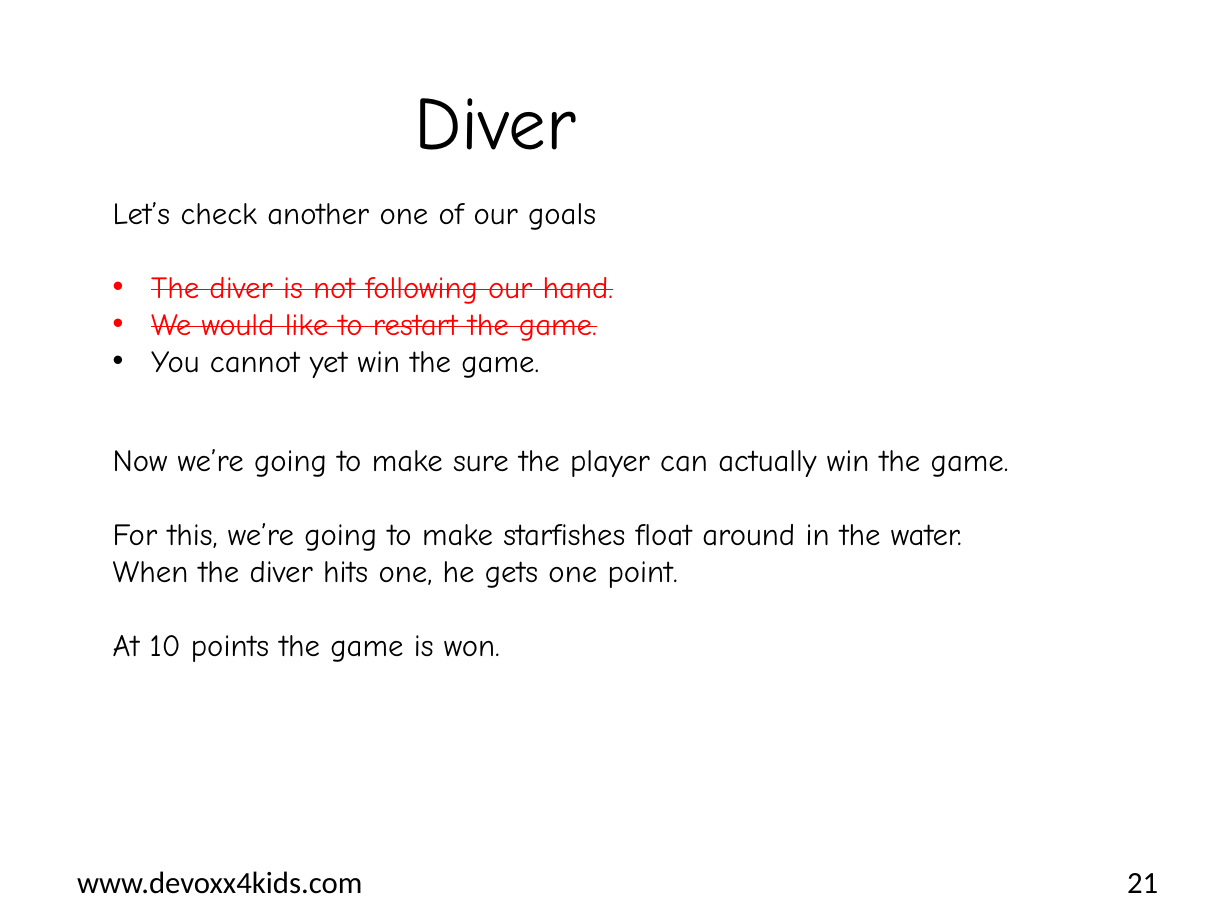
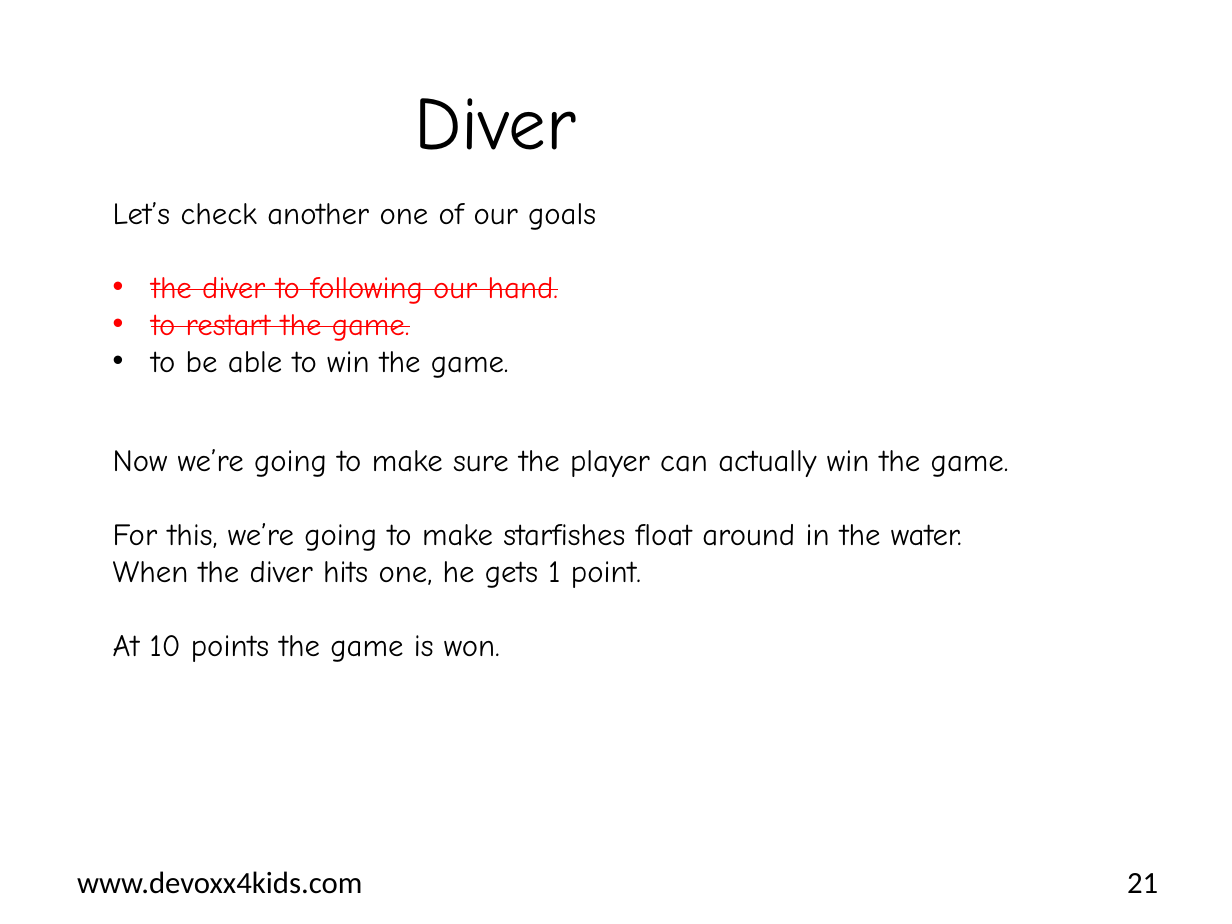
Before and after one commit to bertjan/jpoint-devoxx4kids, a slide deck: slide 21 of scratch-leapmotion/instructions/en/Assignment_Diver.pptx. Drawn at 1232x924 pixels with LibreOffice and Linux fonts; fonts in the diff are those of the drawing; background and template pictures are left out. Boxes give left, top, right and bottom in pixels: in the first picture for what was removed or moved away, otherwise in the second. Text is boxed around its words. In the diff, an @@ line names an element or a change of style, - is before the commit and + after.

```diff
--- a/scratch-leapmotion/instructions/en/Assignment_Diver.pptx
+++ b/scratch-leapmotion/instructions/en/Assignment_Diver.pptx
@@ text at bbox=[151, 277, 558, 378]: text changed @@
-• The diver is not following our hand.
-• We would like to restart the game.
-• You cannot yet win the game.
+• the diver to following our hand.
+• to restart the game.
+• to be able to win the game.
@@ text at bbox=[113, 561, 641, 588]: text changed @@
-When the diver hits one, he gets one point.
+When the diver hits one, he gets 1 point.
```
Also in this commit, not shown: 17 other slides changed, 1 other file.
